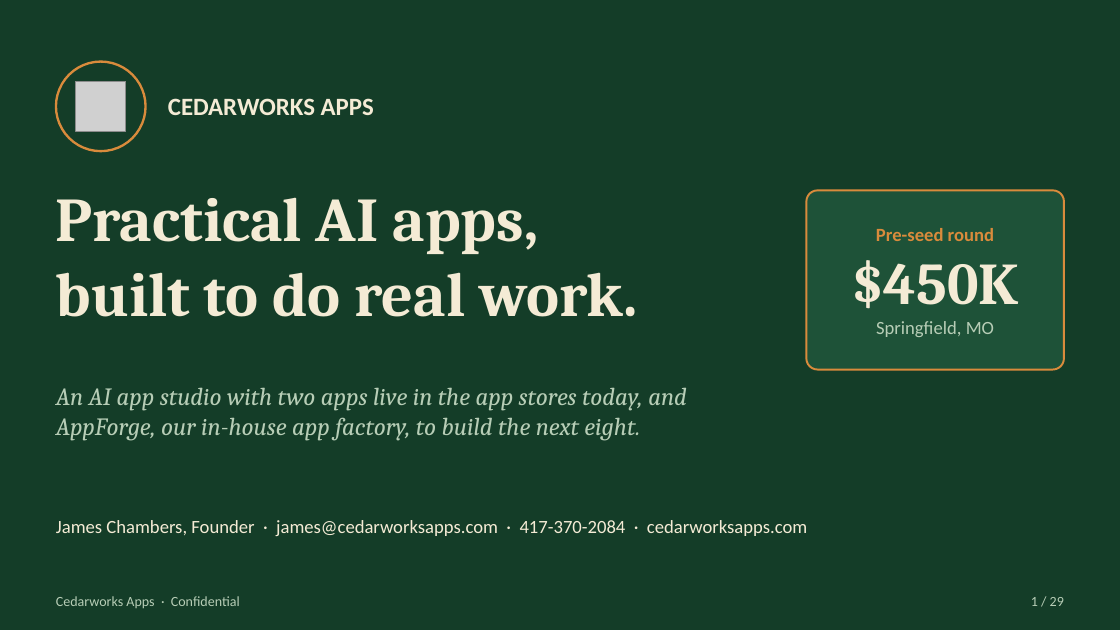
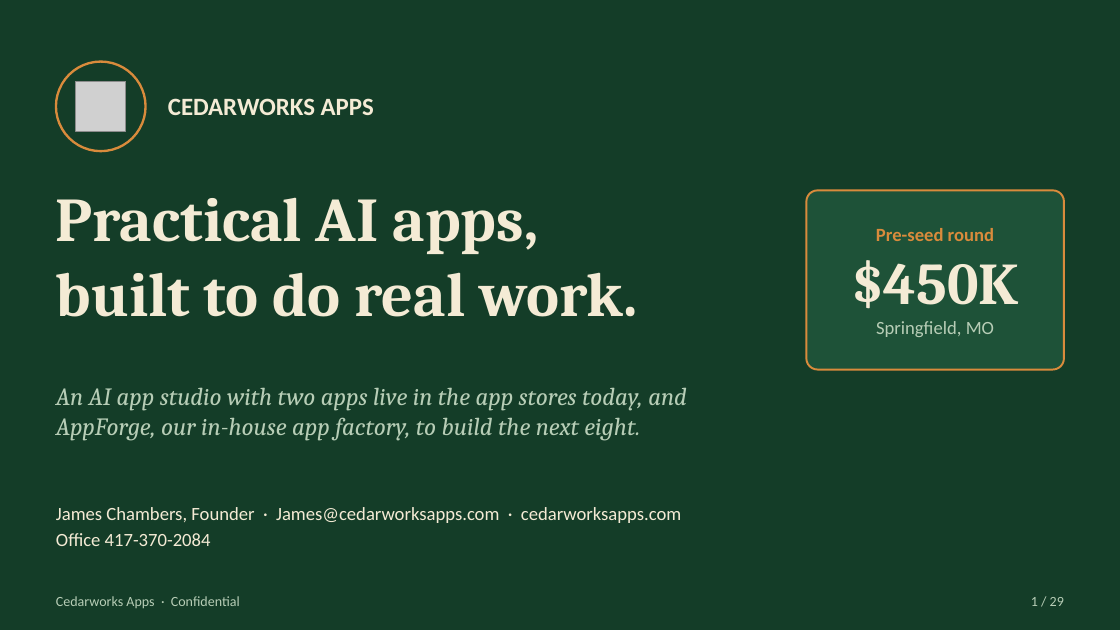
Before and after one commit to Pastorai1/Cedarworksapps, a slide deck: slide 1 of pitch-deck/Cedarworks-Apps-Pitch-Deck.pptx. Drawn at 1120x630 pixels with LibreOffice and Linux fonts; fonts in the diff are those of the drawing; grey boxes stand for pictures. Boxes give left, top, right and bottom in pixels: in the first picture for what was removed or moved away, otherwise in the second. Text is boxed around its words. In the diff, an @@ line names an element or a change of style, - is before the commit and + after.

```diff
--- a/pitch-deck/Cedarworks-Apps-Pitch-Deck.pptx
+++ b/pitch-deck/Cedarworks-Apps-Pitch-Deck.pptx
@@ text at (x1=56, y1=507, x2=681, y2=546): text changed @@
-James Chambers, Founder · james@cedarworksapps.com · 417-370-2084 · cedarworksapps.com
+James Chambers, Founder · James@cedarworksapps.com · cedarworksapps.com
+Office 417-370-2084
```
Also in this commit, not shown: 1 other slide changed, 3 other files.
